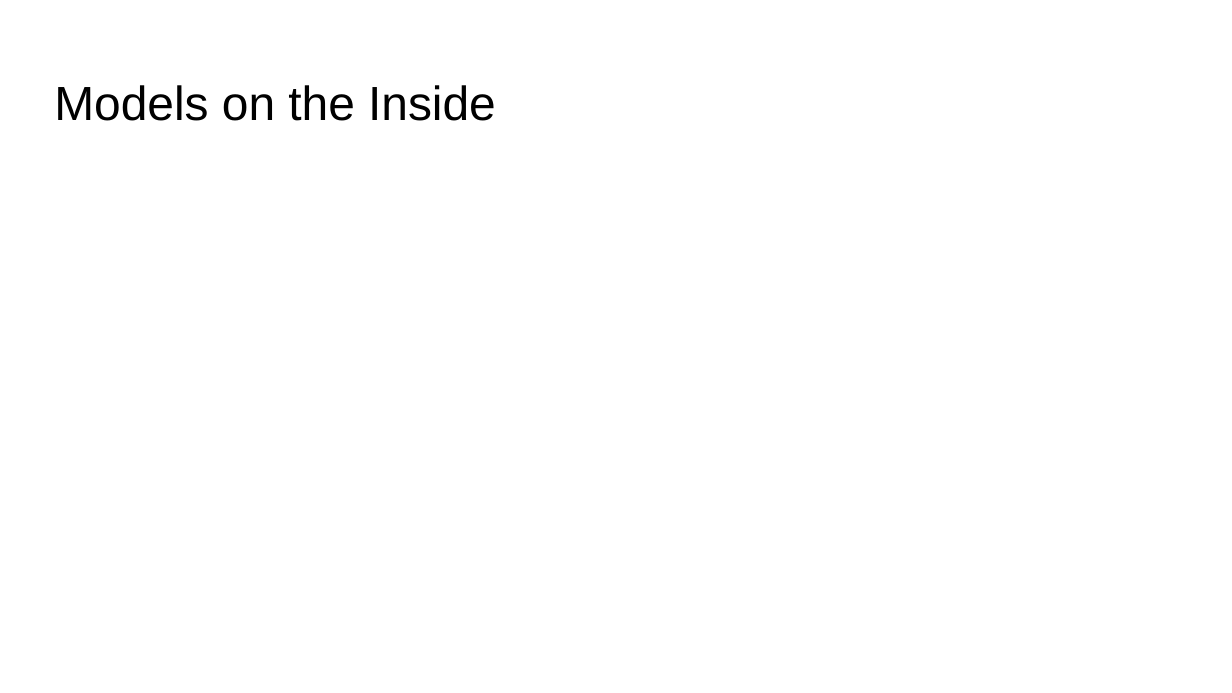
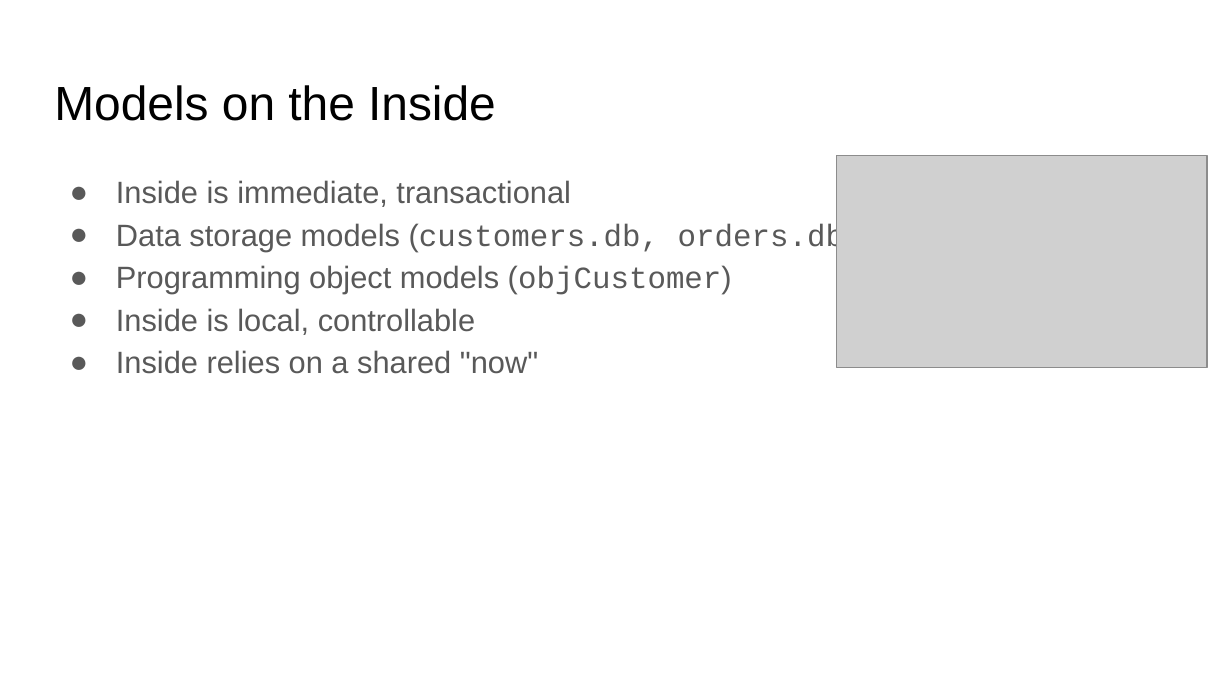
Before and after one commit to mamund/2018-02-sacon-workshop, a slide deck: slide 26 of slides/RESTful Microservices from the Ground Up.pptx (slide 24 before the commit). Drawn at 1232x693 pixels with LibreOffice and Linux fonts; fonts in the diff are those of the drawing; grey boxes stand for pictures; background and template pictures are left out. Boxes give left, top, right and bottom in pixels: in the first picture for what was removed or moved away, otherwise in the second. Text is boxed around its words. In the diff, an @@ line names an element or a change of style, - is before the commit and + after.

```diff
--- a/slides/RESTful Microservices from the Ground Up.pptx
+++ b/slides/RESTful Microservices from the Ground Up.pptx
@@ picture added at bbox=[837, 155, 1207, 367] @@
@@ text added at bbox=[116, 180, 855, 374], 18 pt, text #595959 @@
+● Inside is immediate, transactional
+● Data storage models (customers.db, orders.db)
+● Programming object models (objCustomer)
+● Inside is local, controllable
+● Inside relies on a shared "now"
```
Also in this commit, not shown: 1 other slide changed, 4 slides added, 1 slide removed, 1 other file.
